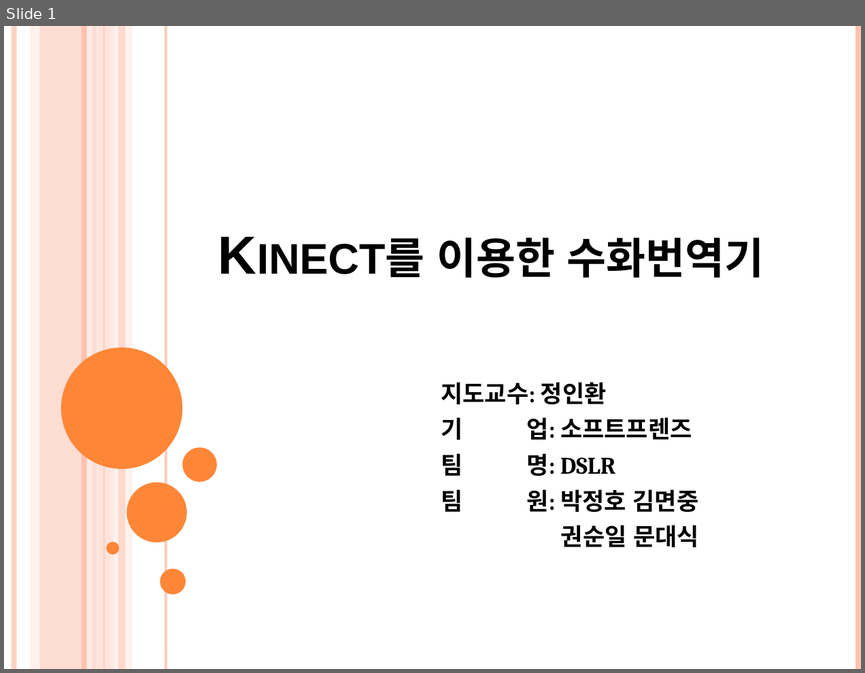
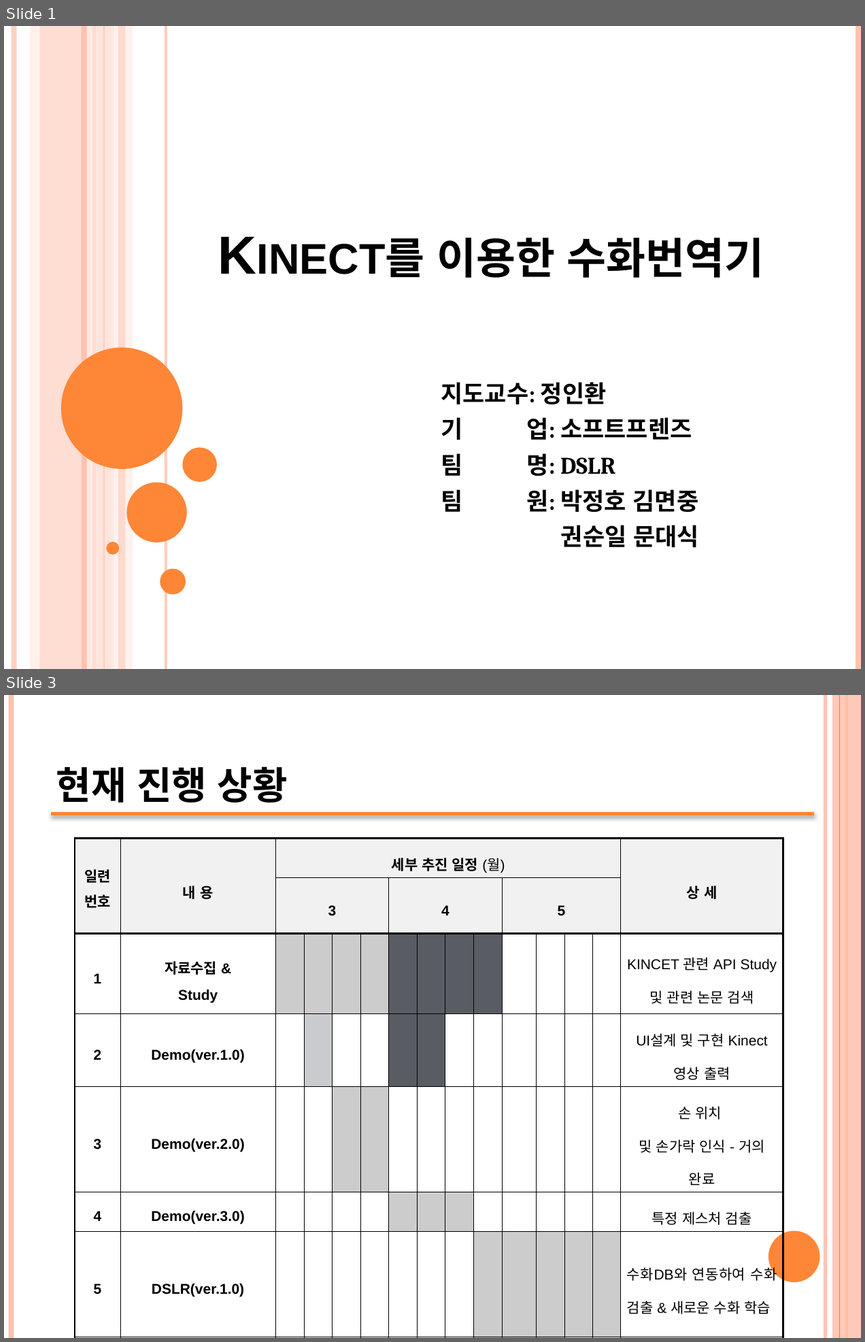
Before and after one commit to 0792004/kinectHR, a slide deck: doc/4.4진행상황발표.pptx. Shown one above the other, each under a label of ours: slide 1 before the commit, slides 1 and 3 after it; the slides between them are not shown. The pictures are 865x673 and 865x1342 pixels, drawn with LibreOffice and Linux fonts; fonts in the diff are those of the drawing. Boxes give left, top, right and bottom in pixels: in the first picture for what was removed or moved away, otherwise in the second. Text is boxed around its words. In the diff, an @@ line names an element or a change of style, - is before the commit and + after.

Commit message:
제스쳐정리

```diff
--- a/doc/4.4진행상황발표.pptx
+++ b/doc/4.4진행상황발표.pptx
@@ slide 3 added at [4, 695, 861, 1338], background #FFFFFF @@
@@ line added from (11, 695) to (11, 1338), #FEC3AE 4.5 pt @@
@@ line added from (825, 695) to (825, 1338), #FEC3AE 3 pt @@
@@ rectangle added at [832, 695, 861, 1338], fill #FEC3AE at 87% opacity @@
@@ line added from (839, 695) to (839, 1338), #FE8637 0.75 pt @@
@@ line added from (847, 695) to (847, 1338), #FE8637 1.5 pt @@
@@ title added at [56, 766, 288, 802], 40 pt, text #000000, bold, small capitals @@
+현재 진행 상황
@@ line added from (51, 814) to (814, 814), #FE8637 2.75 pt @@
@@ table added at [75, 838, 785, 1317], 9 rows, 15 columns @@
+일련 / 번호 | 내 용 | 세부 추진 일정 (월) |  |  |  |  |  |  |  |  |  |  |  | 상 세
+ |  | 3 |  |  |  | 4 |  |  |  | 5 |  |  |  | 
+1 | 자료수집 & / Study |  |  |  |  |  |  |  |  |  |  |  |  | KINCET 관련 API Study 및 관련 논문 검색
+2 | Demo(ver.1.0) |  |  |  |  |  |  |  |  |  |  |  |  | UI설계 및 구현 Kinect 영상 출력
+3 | Demo(ver.2.0) |  |  |  |  |  |  |  |  |  |  |  |  | 손 위치 / 및 손가락 인식 - 거의 완료
+4 | Demo(ver.3.0) |  |  |  |  |  |  |  |  |  |  |  |  | 특정 제스처 검출
+5 | DSLR(ver.1.0) |  |  |  |  |  |  |  |  |  |  |  |  | 수화DB와 연동하여 수화 검출 & 새로운 수화 학습
+6 | 수화DB구축 |  |  |  |  |  |  |  |  |  |  |  |  | 
+7 | Debugging & / Test |  |  |  |  |  |  |  |  |  |  |  |  | 
@@ ellipse added at [768, 1231, 820, 1282], fill #FE8637 @@
```
Also in this commit, not shown: 2 slides changed, 1 other file.
